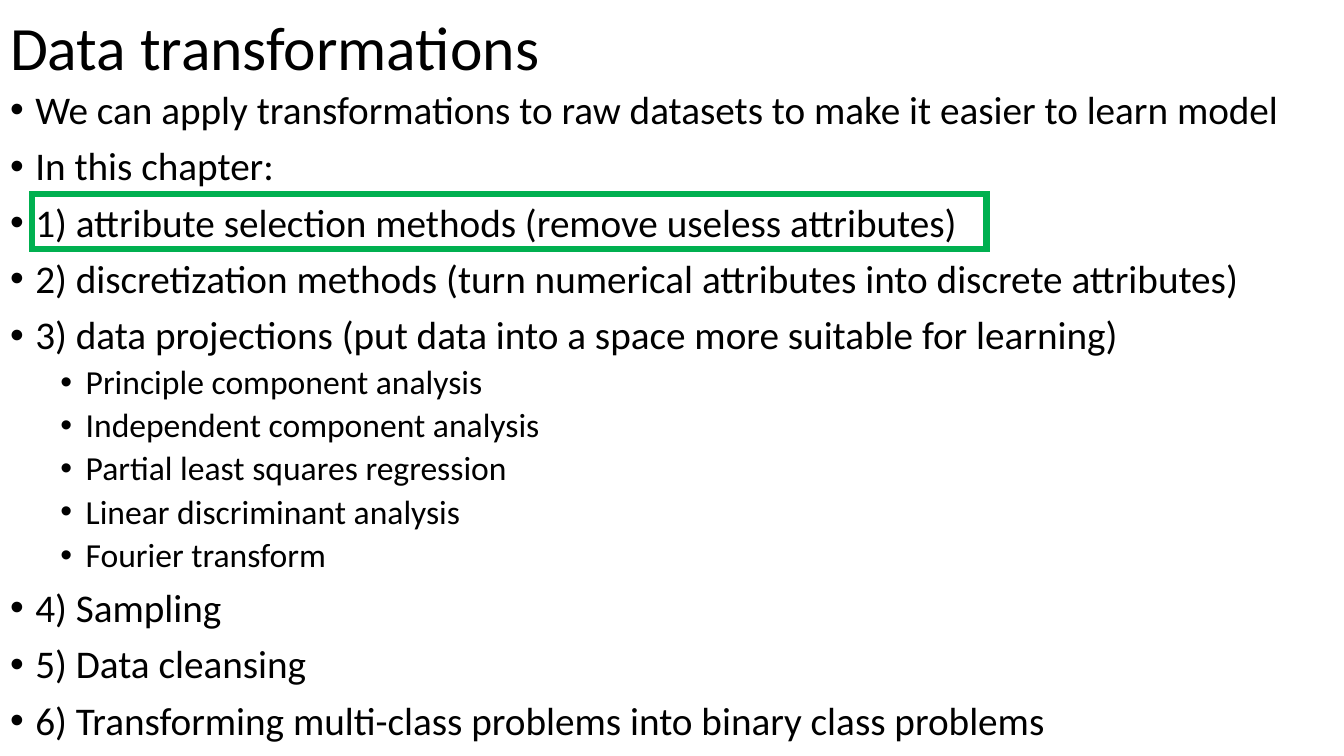
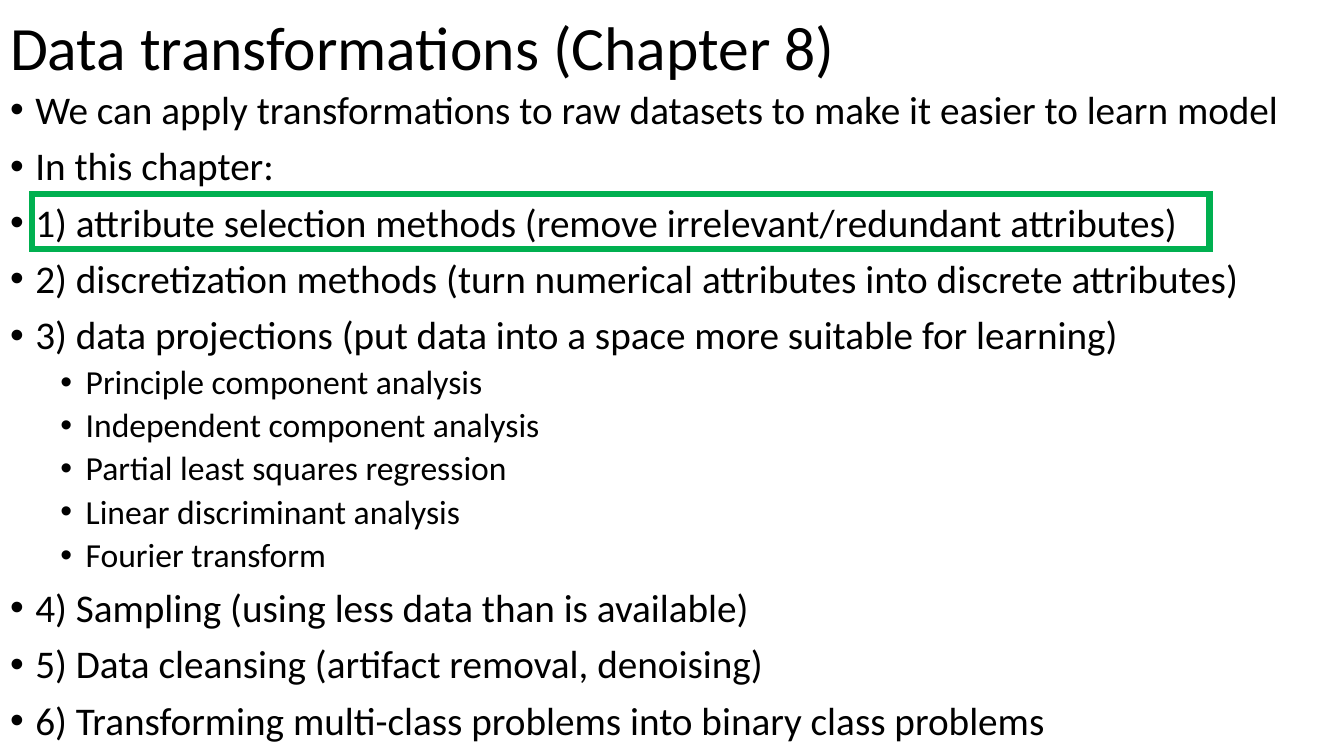
Before and after one commit to russellu/cs405, a slide deck: slide 2 of Lecture_14.pptx. Drawn at 1344x756 pixels with LibreOffice and Linux fonts; fonts in the diff are those of the drawing. Boxes give left, top, right and bottom in pixels: in the first picture for what was removed or moved away, otherwise in the second. Text is boxed around its words. In the diff, an @@ line names an element or a change of style, - is before the commit and + after.

```diff
--- a/Lecture_14.pptx
+++ b/Lecture_14.pptx
@@ title at [10,25,834,80]: text changed @@
-Data transformations
+Data transformations (Chapter 8)
@@ rectangle: place and size @@
-rectangle at [32,194,987,249]
+rectangle at [32,194,1210,249]
@@ text at [35,208,1176,247]: text changed @@
-• 1) attribute selection methods (remove useless attributes)
+• 1) attribute selection methods (remove irrelevant/redundant attributes)
@@ text at [35,593,762,685]: text changed @@
-• 4) Sampling
-• 5) Data cleansing
+• 4) Sampling (using less data than is available)
+• 5) Data cleansing (artifact removal, denoising)
```
Also in this commit, not shown: 13 other slides changed, 2 slides added, 1 slide removed, 2 other files.
